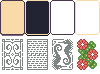
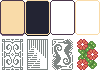
Layered file, before and after one edit (100 × 74). Changes by layer:
painted on "Copy of Paint Layer 3" (1st of 6, in "decor4") over box(28, 40, 47, 68)
painted on "Copy of Paint Layer 3" (2nd of 6, in "decor4") over box(28, 40, 47, 68)
painted on "Copy of Paint Layer 3" (5th of 6, in "decor4") over box(28, 40, 47, 68)
painted on "decor3" over box(28, 40, 47, 68)
added layer "Paint Layer 5" above "Paint Layer 4" over box(28, 40, 47, 68)
hid "decor2", painted on it over box(28, 40, 47, 68)
